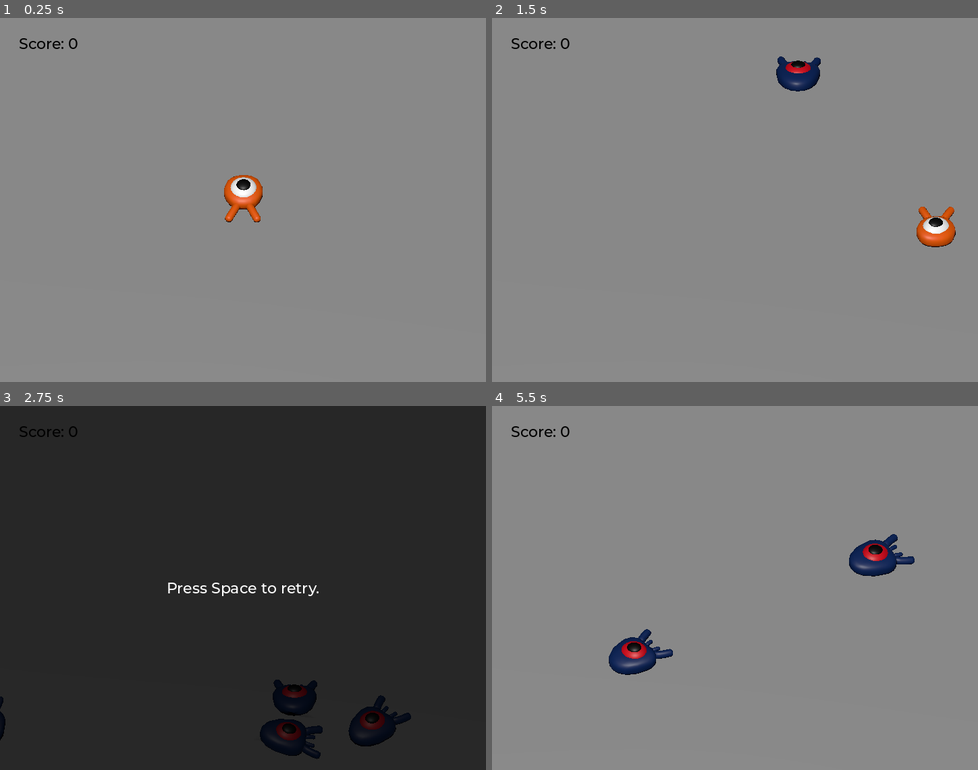
Above: before the commit, frames 1-4 (two rows, left to right).
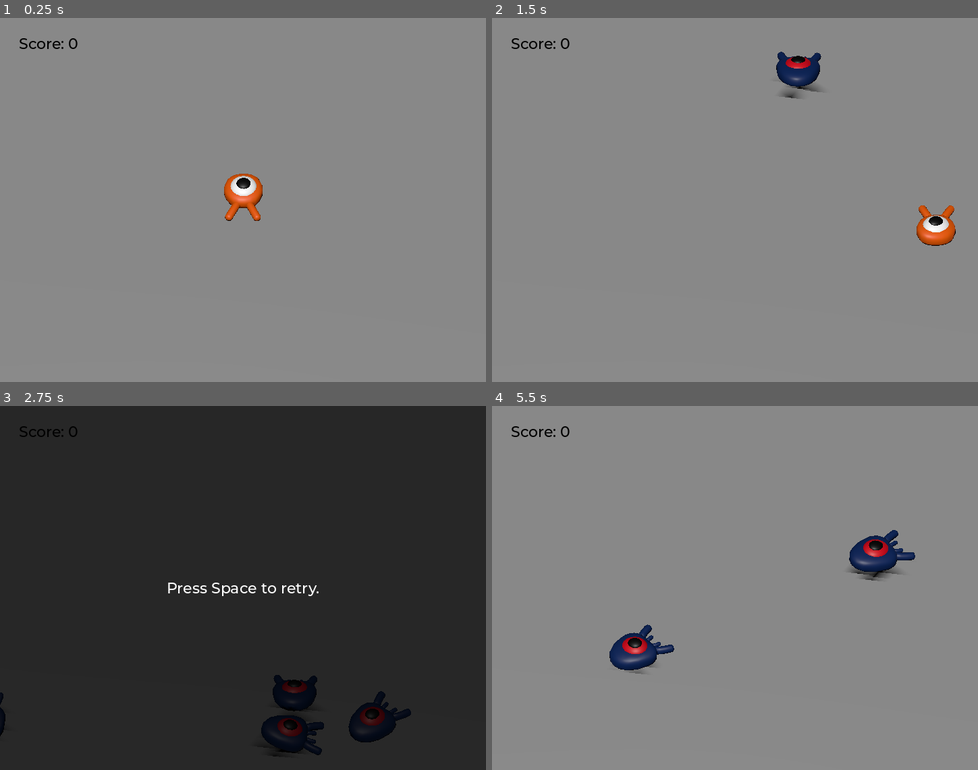
Above: after the commit, the same moments.

Repository: benjajTempini/primer-juego-3d
Game: Godot game, scene res://scenes/main.tscn
Two runs of this game, one before a commit and one after it. Both use one fixed random seed, a clock stepped at 60 frames per second and the inputs below.
Inputs:
- Up to frame 1 (0.25 s): no input
- Up to frame 2 (1.5 s): tap Enter (ui_accept) at 0.5 s; hold D (move_right) 0.53-1.28 s; tap Space (jump) at 0.77 s; hold S (move_back) from 1.28 s (still down)
- Up to frame 3 (2.75 s): tap Space (jump) at 1.52 s; release S (move_back) at 2.03 s; hold D (move_right) from 2.03 s (still down)
- Up to frame 4 (5.5 s): tap Space (jump) at 2.75, 3.02, 3.77, 4.52 s; release D (move_right) at 2.78 s; hold W (move_forward) 2.78-3.53 s; hold A (move_left) 3.53-5.03 s; hold S (move_back) from 5.03 s (still down)

The runs differ from the first frame. In frame 1, 0.2% of the frame differs, in the area x 46-55%, y 42-57%; in frame 2, 0.7%; in frame 3, 1.3%; in frame 4, 1.5%, in the area x 24-88%, y 34-74%.

Commit message:
ahoras siii

Diff:
--- a/mob.tscn
+++ b/mob.tscn
@@ -74,6 +74,7 @@
 script = ExtResource("1_nokgg")
 
 [node name="Pivot" type="Node3D" parent="."]
+transform = Transform3D(1, 0, 0, 0, 1, 0, 0, 0, 1, 0, 0.3, 0)
 
 [node name="Character" parent="Pivot" instance=ExtResource("2_ubaqv")]
 
--- a/player.tscn
+++ b/player.tscn
@@ -40,6 +40,7 @@
 }
 
 [sub_resource type="Animation" id="Animation_i3pqv"]
+resource_name = "RESET"
 length = 0.001
 tracks/0/type = "value"
 tracks/0/imported = false
@@ -76,7 +77,7 @@
 script = ExtResource("1_onrkg")
 
 [node name="Pivot" type="Node3D" parent="."]
-transform = Transform3D(1, 0, 0, 0, 1, 0, 0, 0, 1, 0, 0.5, 0)
+transform = Transform3D(1, 0, 0, 0, 1, 0, 0, 0, 1, 0, 0.6, 0)
 
 [node name="Character" parent="Pivot" instance=ExtResource("2_i3pqv")]
 transform = Transform3D(1, 0, 0, 0, 1, 0, 0, 0, 1, 0.0039806366, 0, 0)
